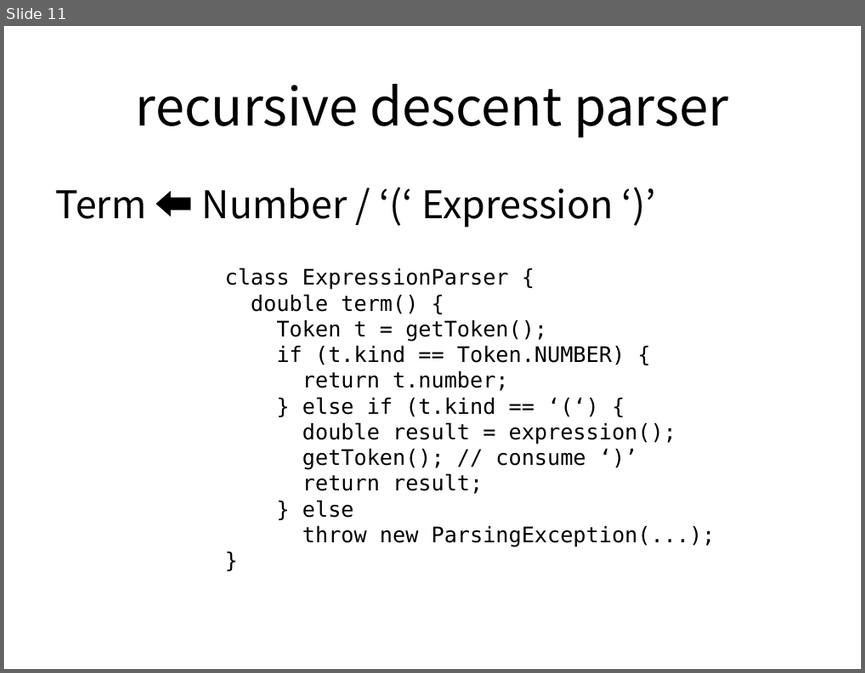
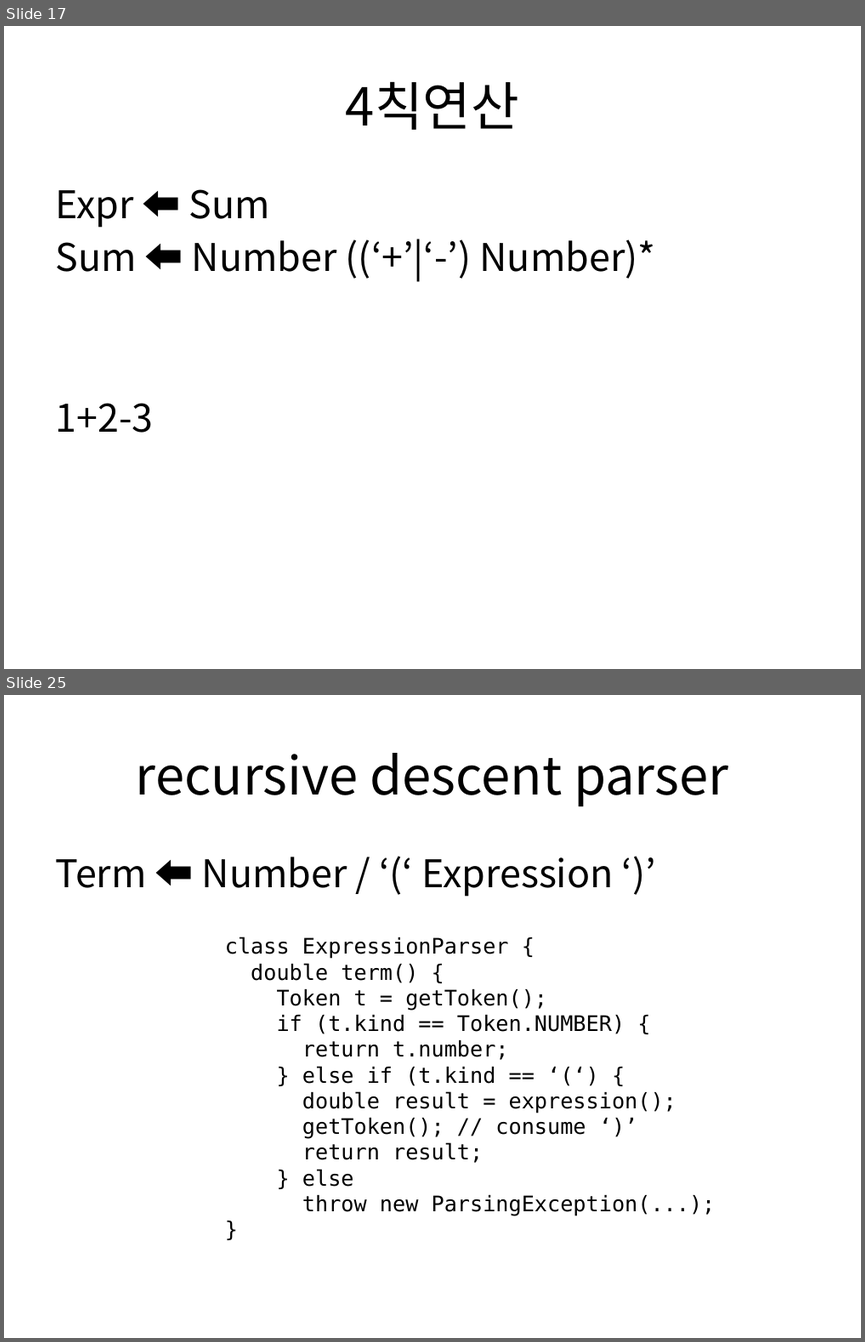
Before and after one commit to jooyunghan/parsing_basics, a slide deck: slides/Parsing 수식.pptx. Shown one above the other, each under a label of ours: slide 11 before the commit, slides 17 and 25 after it; the slides between them are not shown. The pictures are 865x673 and 865x1342 pixels, drawn with LibreOffice and Linux fonts; fonts in the diff are those of the drawing. Boxes give left, top, right and bottom in pixels: in the first picture for what was removed or moved away, otherwise in the second. Text is boxed around its words. In the diff, an @@ line names an element or a change of style, - is before the commit and + after.

```diff
--- a/slides/Parsing 수식.pptx
+++ b/slides/Parsing 수식.pptx
@@ slide 17 added at [4,26,861,669], background #FFFFFF @@
@@ title added at [346,81,519,130], 44 pt, text #000000 @@
+4칙연산
@@ text added at [55,189,656,432], 32 pt, text #000000 @@
+Expr ⬅ Sum
+Sum ⬅ Number ((‘+’|‘-’) Number)*
+1+2-3
@@ what was slide 11 is now slide 25 @@
```
Also in this commit, not shown: 8 slides changed, 13 other slides added, 1 slide removed, 8 other files.
